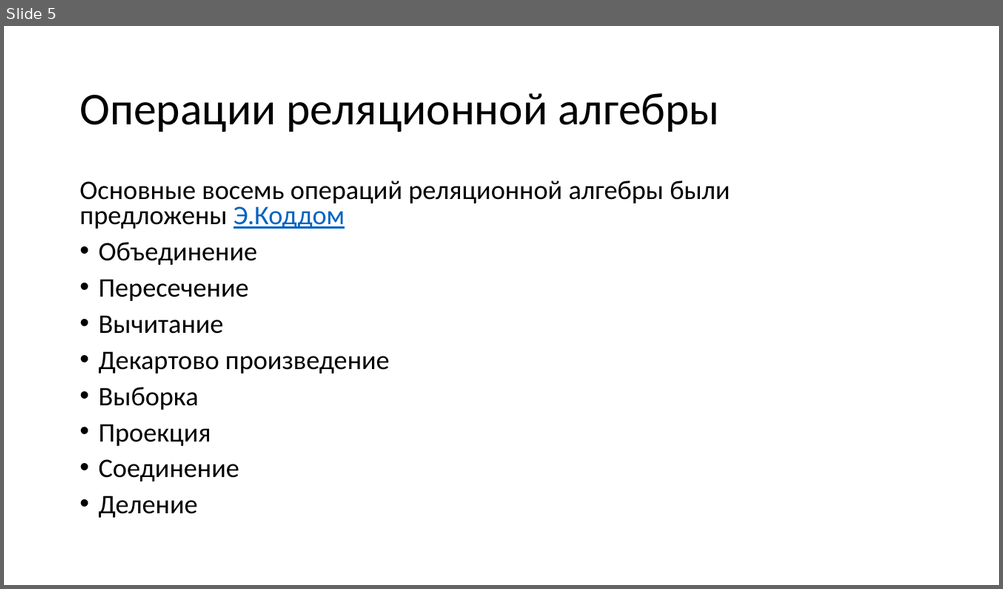
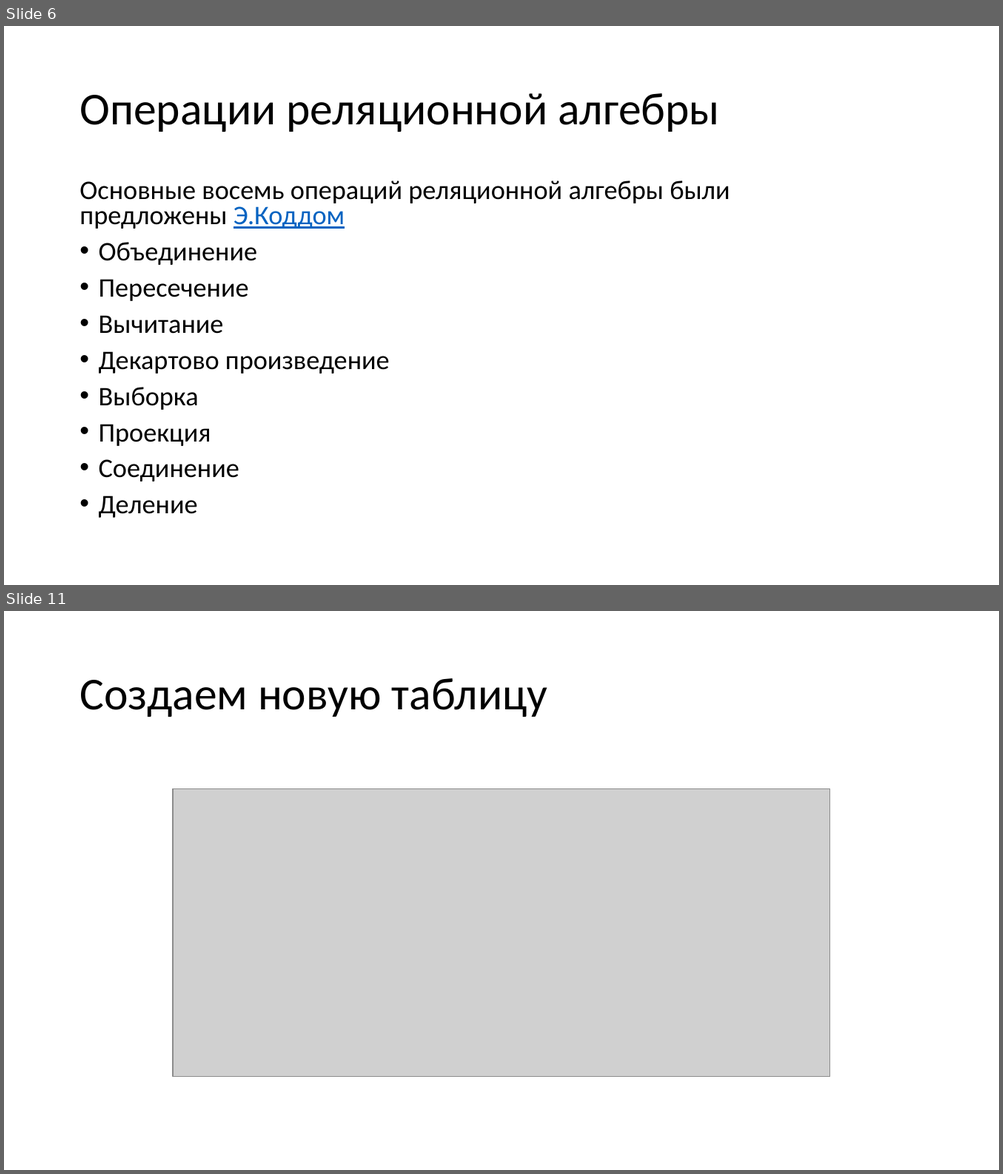
Before and after one commit to avdosev/DataBasePresentations, a slide deck: Реляционная Алгебра/Презентация.pptx. Shown one above the other, each under a label of ours: slide 5 before the commit, slides 6 and 11 after it; the slides between them are not shown. The pictures are 1003x589 and 1003x1174 pixels, drawn with LibreOffice and Linux fonts; fonts in the diff are those of the drawing; grey boxes stand for pictures. Boxes give left, top, right and bottom in pixels: in the first picture for what was removed or moved away, otherwise in the second. Text is boxed around its words. In the diff, an @@ line names an element or a change of style, - is before the commit and + after.

```diff
--- a/Реляционная Алгебра/Презентация.pptx
+++ b/Реляционная Алгебра/Презентация.pptx
@@ slide 11 added at bbox=[4, 611, 999, 1170], background #FFFFFF @@
@@ title added at bbox=[79, 678, 547, 717], 44 pt, text #000000 @@
+Создаем новую таблицу
@@ picture added at bbox=[173, 789, 830, 1077] @@
@@ what was slide 5 is now slide 6 @@
```
Also in this commit, not shown: 2 slides changed, 10 other slides added, 5 slides removed.
